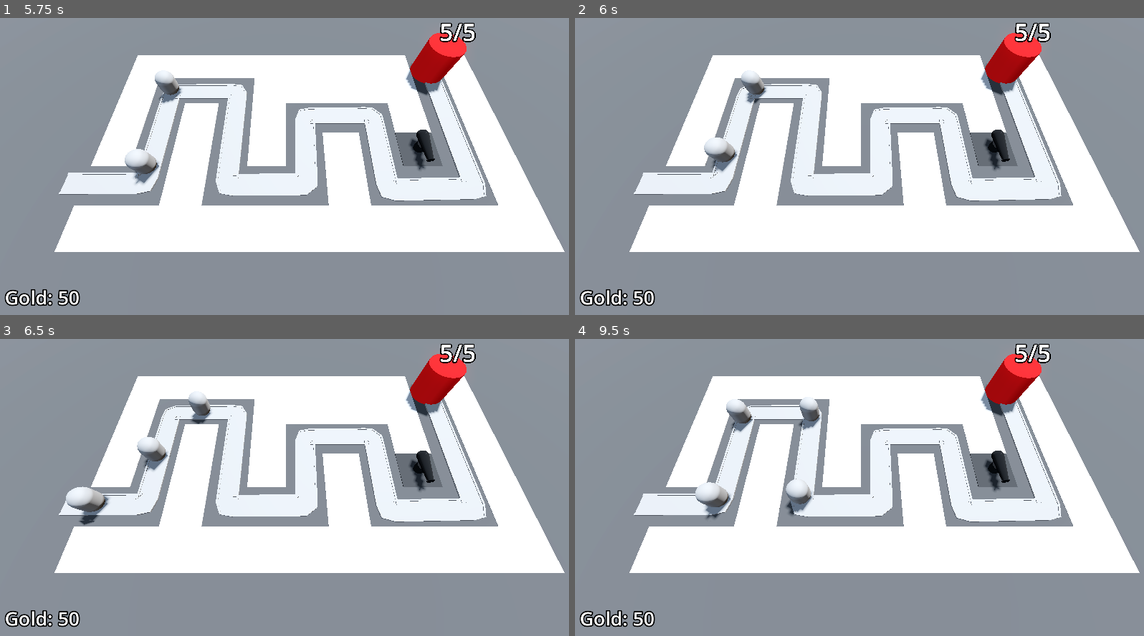
Above: before the commit, frames 1-4 (two rows, left to right).
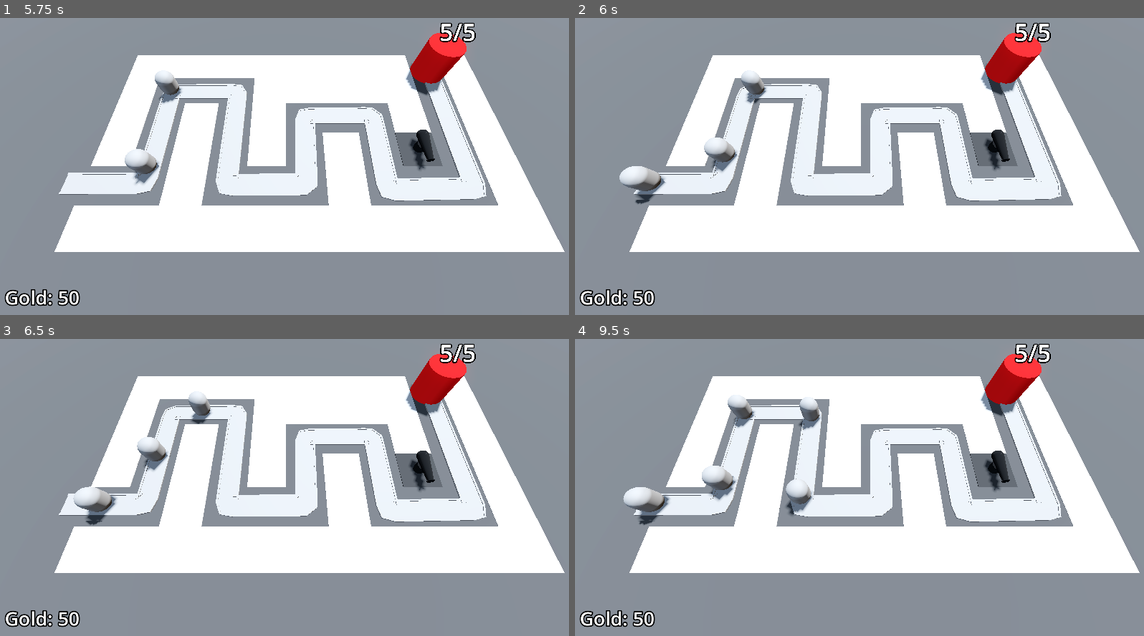
Above: after the commit, the same moments.

Repository: Ghosty-CodeX/Barbarian_Blaster
Game: Godot game, scene res://Scenes/Levels/BaseLevel.tscn
Two runs of this game, one before a commit and one after it. Both use one fixed random seed, a clock stepped at 60 frames per second and the inputs below.
Inputs (mouse positions are in pixels of both pictures, inside the frame that each line leads up to):
- Up to frame 1 (5.75 s): tap Enter at 0.5, 2 s; move the mouse to (409, 136) at 0.52 s; press the mouse at (409, 136) at 0.53 s; tap Space at 1.25 s; move the mouse to (170, 169) at 1.27 s; release the mouse at (170, 169) at 1.28 s; click (170, 169) at 1.35 s; move the mouse to (341, 83) at 2.02 s; press the mouse at (341, 83) at 2.03 s; move the mouse to (256, 219) at 2.77 s; release the mouse at (256, 219) at 2.78 s; click (256, 219) at 2.85 s; move the mouse to (460, 202) at 3.52 s; press the mouse at (460, 202) at 3.53 s; move the mouse to (113, 107) at 4.27 s; release the mouse at (113, 107) at 4.28 s; click (113, 107) at 4.35 s; move the mouse to (312, 154) at 5.02 s; press the mouse at (312, 154) at 5.03 s
- Up to frame 2 (6 s): move the mouse to (774, 74) at 5.77 s; release the mouse at (774, 74) at 5.78 s; click (774, 74) at 5.85 s
- Up to frame 3 (6.5 s): no input
- Up to frame 4 (9.5 s): move the mouse to (984, 457) at 6.52 s; press the mouse at (984, 457) at 6.53 s; move the mouse to (745, 490) at 7.27 s; release the mouse at (745, 490) at 7.28 s; click (745, 490) at 7.35 s; move the mouse to (916, 404) at 8.02 s; press the mouse at (916, 404) at 8.03 s; move the mouse to (831, 540) at 8.77 s; release the mouse at (831, 540) at 8.78 s; click (831, 540) at 8.85 s

Frame 1 is identical in both runs. In frame 2, 0.6% of the frame differs, in the area x 7-16%, y 49-63%; in frame 3, 0.5%; in frame 4, 1.7%, in the area x 8-32%, y 19-63%.

Commit message:
Difficulty Curves
Enemies spawn faster as the level goes on

Diff:
--- /dev/null
+++ b/Scenes/DifficultyManager/difficulty_manager.gd
@@ -0,0 +1,21 @@
+extends Node
+
+@export var game_length := 30.0
+@export var spawn_time_curve: Curve
+@onready var timer: Timer = $Timer
+
+
+# Called when the node enters the scene tree for the first time.
+func _ready() -> void:
+	timer.start(game_length)
+
+
+# Called every frame. 'delta' is the elapsed time since the previous frame.
+func _process(delta: float) -> void:
+	print(get_spawn_time())
+
+func game_progress_ratio() -> float:
+	return 1.0 - (timer.time_left / game_length)
+
+func get_spawn_time() -> float:
+	return spawn_time_curve.sample(game_progress_ratio())
--- /dev/null
+++ b/Scenes/DifficultyManager/difficulty_manager.tscn
@@ -0,0 +1,15 @@
+[gd_scene load_steps=3 format=3 uid="uid://nnuu186423qv"]
+
+[ext_resource type="Script" uid="uid://bhvnu7do8riux" path="res://Scenes/DifficultyManager/difficulty_manager.gd" id="1_sd2o5"]
+
+[sub_resource type="Curve" id="Curve_sd2o5"]
+_limits = [0.25, 2.0, 0.0, 1.0]
+_data = [Vector2(0, 2), 0.0, -1.75, 0, 1, Vector2(1, 0.25), -1.75, 0.0, 1, 0]
+point_count = 2
+
+[node name="DifficultyManager" type="Node"]
+script = ExtResource("1_sd2o5")
+spawn_time_curve = SubResource("Curve_sd2o5")
+
+[node name="Timer" type="Timer" parent="."]
+one_shot = true
--- a/Scenes/Levels/BaseLevel.tscn
+++ b/Scenes/Levels/BaseLevel.tscn
@@ -8,6 +8,7 @@
 [ext_resource type="Script" uid="uid://dgdrcxvhx61rx" path="res://Scripts/turret_manager.gd" id="5_0yhfe"]
 [ext_resource type="PackedScene" uid="uid://buytw0oqckgfk" path="res://Scenes/Turret/turret.tscn" id="6_6qoed"]
 [ext_resource type="Script" uid="uid://clmej4crwnc8u" path="res://Scripts/bank.gd" id="8_iyjcb"]
+[ext_resource type="PackedScene" uid="uid://nnuu186423qv" path="res://Scenes/DifficultyManager/difficulty_manager.tscn" id="9_0mns8"]
 
 [sub_resource type="ProceduralSkyMaterial" id="ProceduralSkyMaterial_rskd1"]
 sky_horizon_color = Color(0.662243, 0.671743, 0.686743, 1)
@@ -64,10 +65,11 @@
 "cells": PackedInt32Array(65531, 65535, 1310720, 65531, 0, 1310720, 65531, 65534, 1310720, 65532, 2, 1310720, 65533, 2, …(700 unchanged characters)…
 }
 
-[node name="EnemyPath" type="Path3D" parent="."]
+[node name="EnemyPath" type="Path3D" parent="." node_paths=PackedStringArray("difficulty_manager")]
 curve = SubResource("Curve3D_mb2ko")
 script = ExtResource("3_6qoed")
 enemy_scene = ExtResource("2_n8wt5")
+difficulty_manager = NodePath("../DifficultyManager")
 
 [node name="Road" type="CSGPolygon3D" parent="EnemyPath"]
 polygon = PackedVector2Array(-1, 0, -1, 0.1, 1, 0.1, 1, 0)
@@ -143,4 +145,6 @@
 text = "Placeholder Text"
 label_settings = SubResource("LabelSettings_ln6xy")
 
+[node name="DifficultyManager" parent="." instance=ExtResource("9_0mns8")]
+
 [connection signal="timeout" from="EnemyPath/Timer" to="EnemyPath" method="spawn_enemy"]
--- a/Scripts/enemy_path.gd
+++ b/Scripts/enemy_path.gd
@@ -1,7 +1,11 @@
 extends Path3D
 
 @export var enemy_scene : PackedScene
+@export var difficulty_manager: Node
+
+@onready var timer: Timer = $Timer
 
 func spawn_enemy() -> void:
 	var new_enemy = enemy_scene.instantiate()
 	add_child(new_enemy)
+	timer.wait_time = difficulty_manager.get_spawn_time()
Not shown, added: Scenes/DifficultyManager/difficulty_manager.gd.uid
Not shown: 1 places in Scenes/Levels/BaseLevel.tscn that only renumber resources
